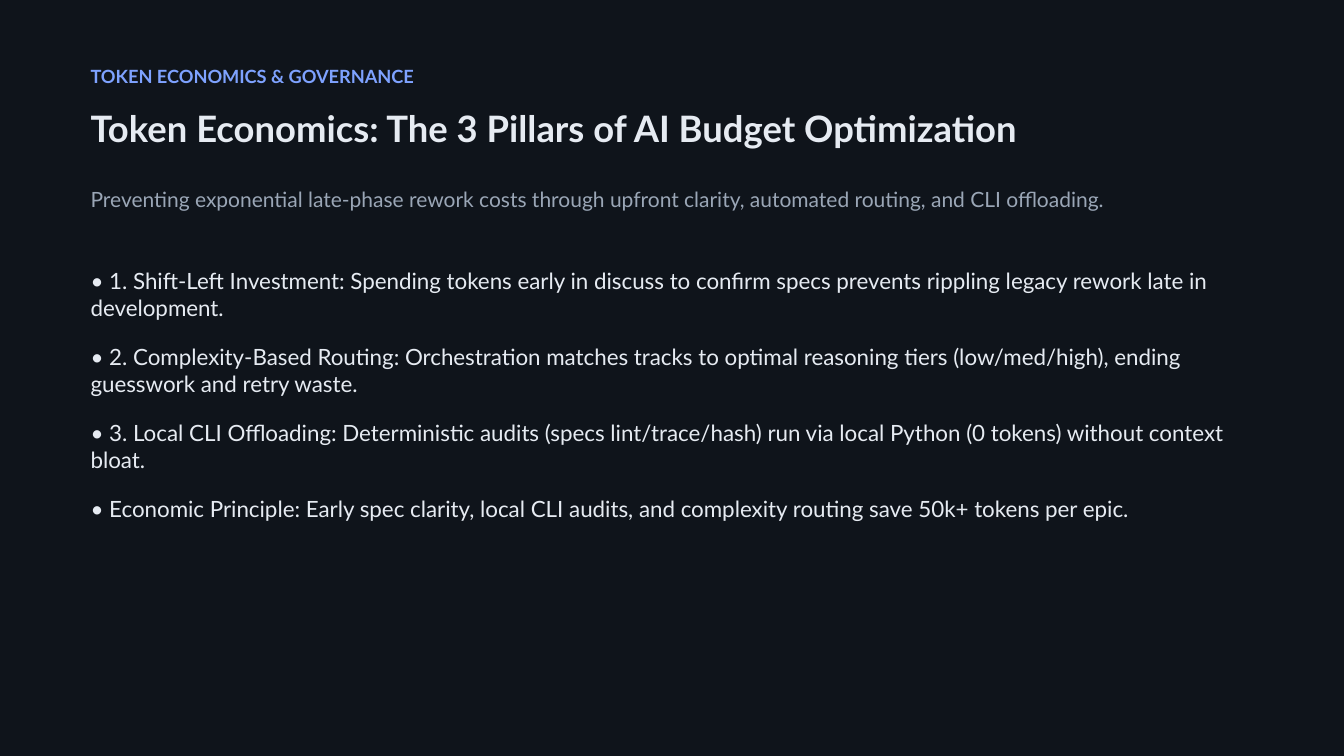
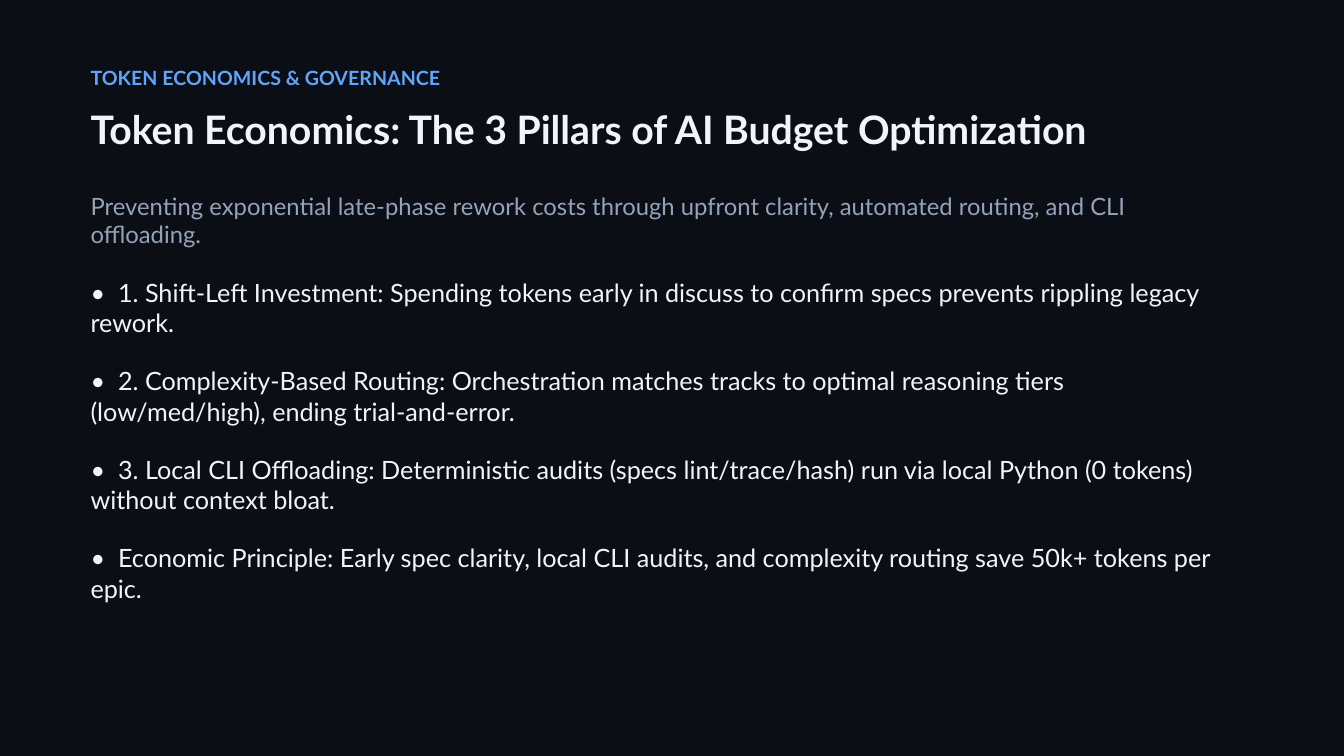
Before and after one commit to giangdhwhtbr/gin-workflow, a slide deck: slide 10 of docs/presentations/brownfield-modernization.pptx (slide 12 before the commit). Drawn at 1344x756 pixels with LibreOffice and Linux fonts; fonts in the diff are those of the drawing. Boxes give left, top, right and bottom in pixels: in the first picture for what was removed or moved away, otherwise in the second. Text is boxed around its words. In the diff, an @@ line names an element or a change of style, - is before the commit and + after.

```diff
--- a/docs/presentations/brownfield-modernization.pptx
+++ b/docs/presentations/brownfield-modernization.pptx
@@ rectangle at (0, 0, 1344, 756): fill #0F141B to #0B0F15 @@
@@ text "TOKEN ECONOMICS & GOVERNANCE" at (91, 70, 440, 85): size 13 to 14 pt, text colour #7EA2FF to #60A5FA @@
@@ text "Token Economics: The 3 Pillars ..." at (91, 115, 1087, 151): size 26 to 28 pt, text colour #E6EBF2 to #F1F5F9 @@
@@ text "Preventing exponential late-phase rework costs ..." at (91, 197, 1125, 248): size 15 to 17 pt, text colour #9AA6B6 to #94A3B8 @@
@@ text "• 1. Shift-Left Investment: Spending ...": place and size @@
-text "• 1. Shift-Left Investment: Spending ..." at (91, 272, 1223, 521)
+text "• 1. Shift-Left Investment: Spending ..." at (91, 283, 1211, 602)
@@ text at (91, 283, 1200, 425): text changed; size 16 to 18 pt; text colour #E6EBF2 to #F1F5F9 @@
-• 1. Shift-Left Investment: Spending tokens early in discuss to confirm specs prevents rippling legacy rework late in development.
-• 2. Complexity-Based Routing: Orchestration matches tracks to optimal reasoning tiers (low/med/high), ending guesswork and retry waste.
+• 1. Shift-Left Investment: Spending tokens early in discuss to confirm specs prevents rippling legacy rework.
+• 2. Complexity-Based Routing: Orchestration matches tracks to optimal reasoning tiers (low/med/high), ending trial-and-error.
@@ text at (91, 459, 1211, 602): size 16 to 18 pt, text colour #E6EBF2 to #F1F5F9 in "• 3. Local CLI Offloading: Deterministic audits ...", "• Economic Principle: Early spec clarity, local ..."; more space between paragraphs @@
```
Also in this commit, not shown: 10 other slides changed, 1 slide added, 3 slides removed, 1 other file.
